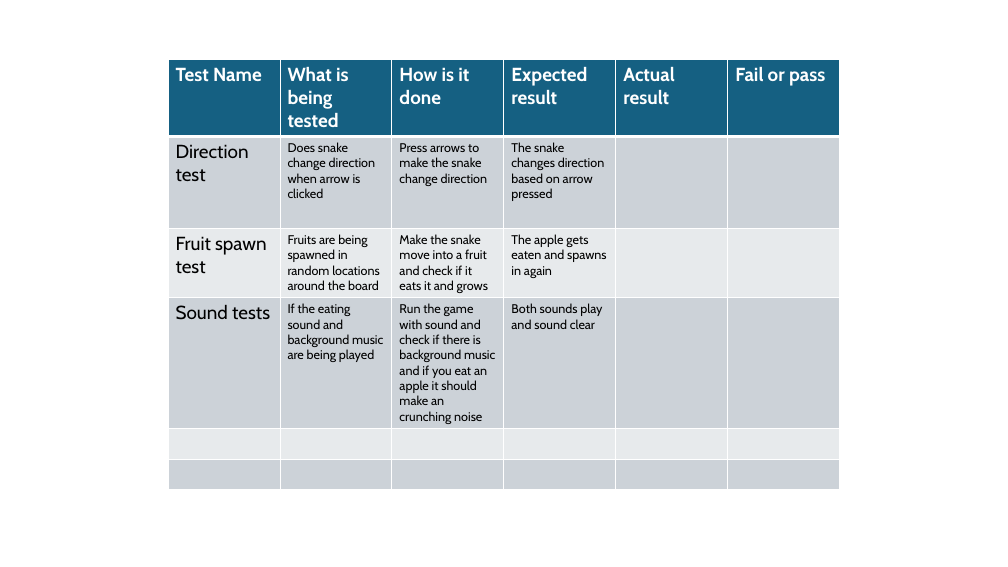
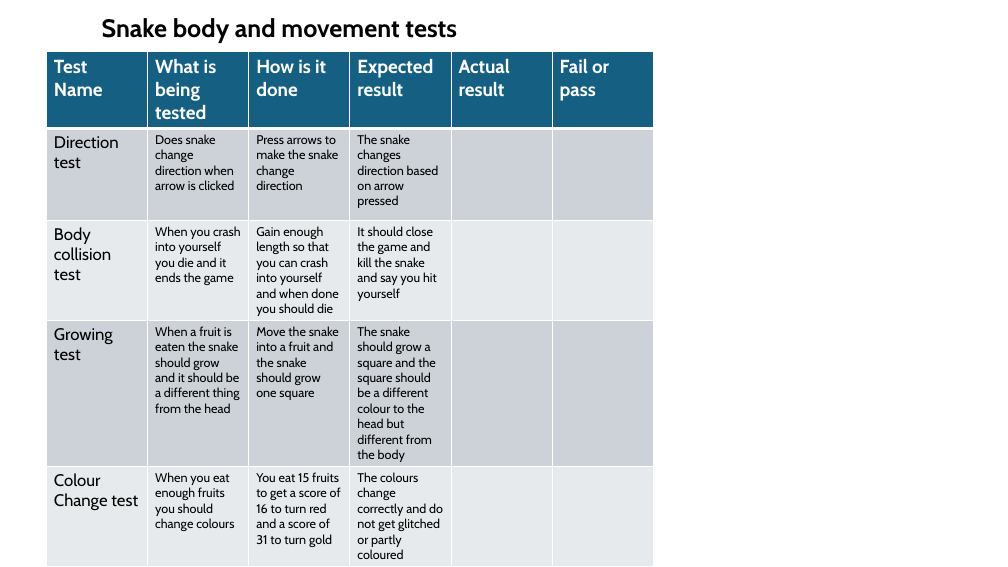
Before and after one commit to Tyl37S/SnakeGame, a slide deck: slide 3 of Testplan.pptx. Drawn at 1008x567 pixels with LibreOffice and Linux fonts; fonts in the diff are those of the drawing. Boxes give left, top, right and bottom in pixels: in the first picture for what was removed or moved away, otherwise in the second. Text is boxed around its words. In the diff, an @@ line names an element or a change of style, - is before the commit and + after.

Commit message:
added head face and changed test report

```diff
--- a/Testplan.pptx
+++ b/Testplan.pptx
@@ text added at [102,18,457,43], 24 pt, text #000000, bold @@
+Snake body and movement tests
@@ table at [46,51,654,563] @@
-row 3: Fruit spawn test | Fruits are being spawned in random locations around the board | Make the snake move into a fruit and check if it eats it and grows | The apple gets eaten and spawns in again |  | 
-row 4: Sound tests | If the eating sound and background music are being played | Run the game with sound and check if there is background music and if you eat an apple it should make an crunching noise | Both sounds play and sound clear |  | 
-row 5:  |  |  |  |  | 
-row 6:  |  |  |  |  | 
+row 3: Body collision test | When you crash into yourself you die and it ends the game | Gain enough length so that you can crash into yourself and when done you should die | It should close the game and kill the snake and say you hit yourself |  | 
+row 4: Growing test | When a fruit is eaten the snake should grow and it should be a different thing from the head | Move the snake into a fruit and the snake should grow one square | The snake should grow a square and the square should be a different colour to the head but different from the body |  | 
+row 5: Colour Change test | When you eat enough fruits you should change colours | You eat 15 fruits to get a score of 16 to turn red and a score of 31 to turn gold | The colours change correctly and do not get glitched or partly coloured |  | 
@@ table: place and size @@
-table at [168,60,839,484]
+table at [46,51,654,563]
```
Also in this commit, not shown: 1 other slide changed, 2 slides added, 1 slide removed, 2 other files.
